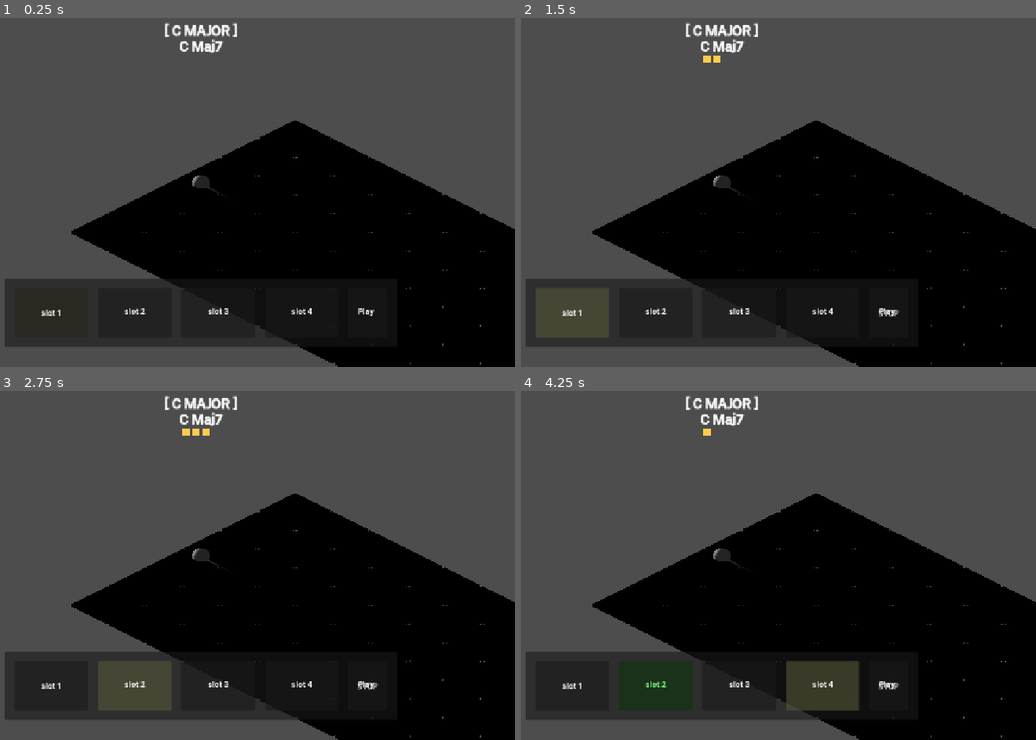
Above: before the commit, frames 1-4 (two rows, left to right).
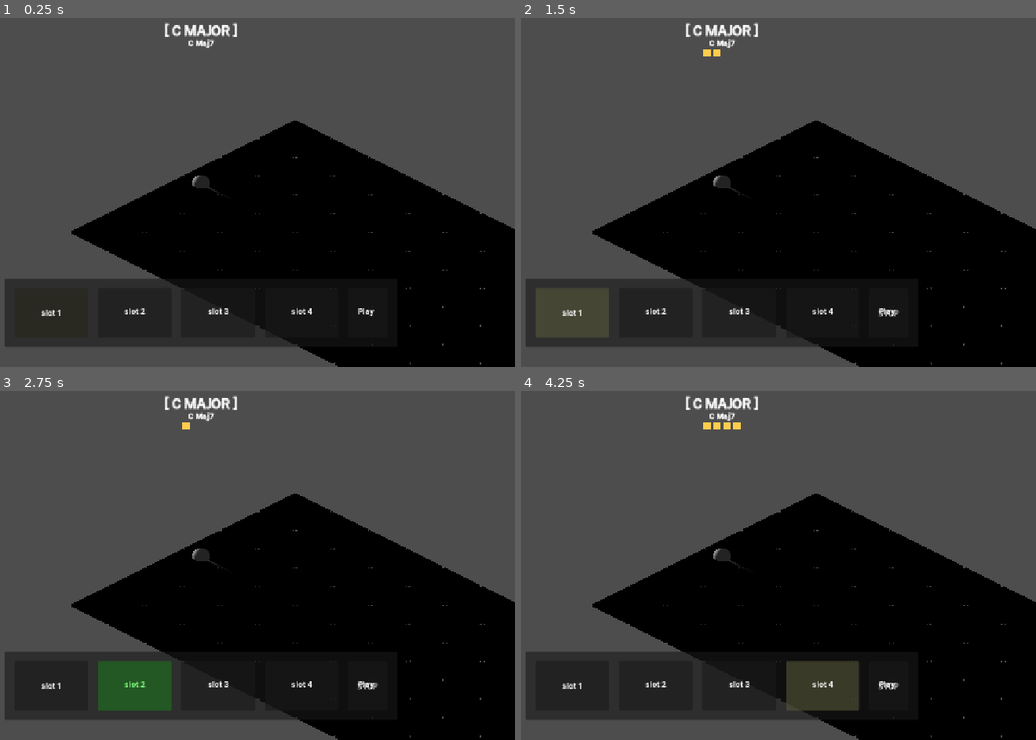
Above: after the commit, the same moments.

Repository: fruitshoo/eartrainer
Game: Godot game, scene res://scenes/main/main.tscn
The game is run twice, just before and just after one commit, with the same random seed, the same clock (stepped at 60 frames per second) and the same inputs. The project has no main scene, so this scene is started directly.
Inputs:
- Up to frame 1 (0.25 s): no input
- Up to frame 2 (1.5 s): click "Play" at 0.5 s; click "slot 1" at 1.25 s
- Up to frame 3 (2.75 s): click "slot 2" at 2 s
- Up to frame 4 (4.25 s): click "slot 3" at 2.75 s; click "slot 4" at 3.5 s

The runs differ from the first frame. In frame 1, 0.2% of the frame differs, in the area x 34-44%, y 6-11%; in frame 2, 0.3%; in frame 3, 2.3%, in the area x 19-44%, y 6-92%; in frame 4, 0.4%.
Error before the commit: Parse Error: Cannot infer the type of "t" variable because the value doesn't have a set type. (res://core/audio_engine.gd:80)
Error after the commit: Invalid access to property or key 'last_string' on a base object of type 'Nil'. (res://scenes/player/player.gd:30)

Commit message:
feat: connect metronome UI controls to logic and persistence

Diff:
--- a/core/audio_engine.gd
+++ b/core/audio_engine.gd
@@ -77,10 +77,14 @@
 	var sample_count := int(generator.mix_rate * METRONOME_DURATION)
 
 	for i in range(sample_count):
-		var t := float(i) / generator.mix_rate
-		var sample := sin(TAU * frequency * t)
-		# 빠른 페이드 아웃 (엔벨로프)
-		var envelope := 1.0 - (float(i) / sample_count)
+		# 타입을 float으로 명시적으로 지정합니다.
+		var t: float = float(i) / generator.mix_rate
+		var sample: float = sin(TAU * frequency * t)
+
+		# 엔벨로프(envelope)도 타입을 명시합니다.
+		var envelope: float = 1.0 - (float(i) / sample_count)
+
+		# 소리 데이터 밀어넣기
 		playback.push_frame(Vector2(sample * envelope, sample * envelope))
 
 	# 재생 완료 후 삭제
--- a/core/game_manager.gd
+++ b/core/game_manager.gd
@@ -34,6 +34,10 @@
 
 var is_metronome_enabled: bool = true # 메트로놈 소리 켜기/끄기
 
+var bpm: int = 120: # 템포 (BPM)
+	set(value):
+		bpm = clampi(value, 40, 240)
+		settings_changed.emit()
 
 # ============================================================
 # STATE VARIABLES - 현재 코드
--- a/core/settings_manager.gd
+++ b/core/settings_manager.gd
@@ -39,6 +39,8 @@
 	_config.set_value("Music", "notation", int(GameManager.current_notation))
 	_config.set_value("Display", "show_hints", GameManager.show_hints)
 	_config.set_value("Display", "focus_range", GameManager.focus_range)
+	_config.set_value("Audio", "bpm", GameManager.bpm)
+	_config.set_value("Audio", "metronome_enabled", GameManager.is_metronome_enabled)
 	_config.set_value("Player", "last_string", last_string)
 	_config.set_value("Player", "last_fret", last_fret)
 	_config.save(SAVE_PATH)
@@ -57,6 +59,8 @@
 	GameManager.current_notation = notation_int as MusicTheory.NotationMode
 	GameManager.show_hints = _config.get_value("Display", "show_hints", false)
 	GameManager.focus_range = _config.get_value("Display", "focus_range", 3)
+	GameManager.bpm = _config.get_value("Audio", "bpm", 120)
+	GameManager.is_metronome_enabled = _config.get_value("Audio", "metronome_enabled", true)
 	last_string = _config.get_value("Player", "last_string", DEFAULT_STRING)
 	last_fret = _config.get_value("Player", "last_fret", DEFAULT_FRET)
 
@@ -72,6 +76,8 @@
 	GameManager.current_notation = MusicTheory.NotationMode.BOTH
 	GameManager.show_hints = false
 	GameManager.focus_range = 3
+	GameManager.bpm = 120
+	GameManager.is_metronome_enabled = true
 	last_string = DEFAULT_STRING
 	last_fret = DEFAULT_FRET
 	print("[SettingsManager] Reset to defaults: C Major, Fret 5")
--- a/ui/resources/chord_label_settings.tres
+++ b/ui/resources/chord_label_settings.tres
@@ -4,6 +4,6 @@
 
 [resource]
 font = ExtResource("1_tbxok")
-font_size = 24
+font_size = 14
 outline_size = 2
 shadow_offset = Vector2(2, 2)
--- a/ui/sequence/sequencer.gd
+++ b/ui/sequence/sequencer.gd
@@ -10,7 +10,6 @@
 # ============================================================
 # EXPORTS
 # ============================================================
-@export var bpm: int = 80
 @export var beats_per_bar: int = 4
 
 # ============================================================
@@ -62,7 +61,7 @@
 # PLAYBACK
 # ============================================================
 func _play_current_bar() -> void:
-	var beat_duration := 60.0 / bpm
+	var beat_duration := 60.0 / GameManager.bpm
 	var bar_duration := beat_duration * beats_per_bar
 
 	current_beat = 0
--- a/ui/settings/settings_ui.gd
+++ b/ui/settings/settings_ui.gd
@@ -12,6 +12,10 @@
 @onready var range_label: Label = %ValueLabel
 @onready var minus_btn: Button = %MinusButton
 @onready var plus_btn: Button = %PlusButton
+# 메트로놈 컨트롤
+@onready var bpm_slider: HSlider = %BPMSlider
+@onready var bpm_label: Label = %BPMLabel
+@onready var metronome_toggle: CheckButton = %MetronomeToggle
 
 # ============================================================
 # LIFECYCLE
@@ -29,17 +33,14 @@
 # SETUP
 # ============================================================
 func _populate_options() -> void:
-	# 키 선택
 	key_option.clear()
 	for i in range(MusicTheory.NOTE_NAMES_CDE.size()):
 		key_option.add_item(MusicTheory.NOTE_NAMES_CDE[i], i)
 
-	# 모드 선택
 	mode_option.clear()
 	mode_option.add_item("MAJOR", 0)
 	mode_option.add_item("MINOR", 1)
 
-	# 노테이션 선택
 	notation_option.clear()
 	notation_option.add_item("CDE (English)", 0)
 	notation_option.add_item("도레미 (Doremi)", 1)
@@ -52,6 +53,13 @@
 	hint_toggle.button_pressed = GameManager.show_hints
 	_update_range_label()
 
+	# 메트로놈 동기화
+	if bpm_slider:
+		bpm_slider.value = GameManager.bpm
+	_update_bpm_label()
+	if metronome_toggle:
+		metronome_toggle.button_pressed = GameManager.is_metronome_enabled
+
 func _connect_signals() -> void:
 	key_option.item_selected.connect(_on_key_changed)
 	mode_option.item_selected.connect(_on_mode_changed)
@@ -62,6 +70,12 @@
 		minus_btn.pressed.connect(_on_range_decrease)
 	if plus_btn:
 		plus_btn.pressed.connect(_on_range_increase)
+
+	# 메트로놈 시그널
+	if bpm_slider:
+		bpm_slider.value_changed.connect(_on_bpm_changed)
+	if metronome_toggle:
+		metronome_toggle.toggled.connect(_on_metronome_toggled)
 
 # ============================================================
 # SIGNAL HANDLERS
@@ -89,9 +103,20 @@
 func _on_close_button_pressed() -> void:
 	visible = false
 
+func _on_bpm_changed(value: float) -> void:
+	GameManager.bpm = int(value)
+	_update_bpm_label()
+
+func _on_metronome_toggled(enabled: bool) -> void:
+	GameManager.is_metronome_enabled = enabled
+
 # ============================================================
 # HELPERS
 # ============================================================
 func _update_range_label() -> void:
 	if range_label:
 		range_label.text = str(GameManager.focus_range)
+
+func _update_bpm_label() -> void:
+	if bpm_label:
+		bpm_label.text = "%d BPM" % GameManager.bpm
--- a/ui/settings/settings_ui.tscn
+++ b/ui/settings/settings_ui.tscn
@@ -80,6 +80,7 @@
 unique_name_in_owner = true
 layout_mode = 2
 size_flags_horizontal = 3
+button_pressed = true
 
 [node name="FocusRangeRow" type="HBoxContainer" parent="RootMargin/PanelContainer/VBoxContainer" unique_id=1457383314]
 layout_mode = 2
@@ -110,6 +111,35 @@
 layout_mode = 2
 text = "+"
 
+[node name="VBoxContainer" type="VBoxContainer" parent="RootMargin/PanelContainer/VBoxContainer" unique_id=1281877439]
+layout_mode = 2
+
+[node name="BPMLabel" type="Label" parent="RootMargin/PanelContainer/VBoxContainer/VBoxContainer" unique_id=688614459]
+unique_name_in_owner = true
+layout_mode = 2
+text = "120 BPM"
+label_settings = ExtResource("2_hmly7")
+horizontal_alignment = 1
+
+[node name="BPMSlider" type="HSlider" parent="RootMargin/PanelContainer/VBoxContainer/VBoxContainer" unique_id=1973247866]
+unique_name_in_owner = true
+layout_mode = 2
+
+[node name="HBoxContainer" type="HBoxContainer" parent="RootMargin/PanelContainer/VBoxContainer" unique_id=1685542694]
+layout_mode = 2
+
+[node name="Label" type="Label" parent="RootMargin/PanelContainer/VBoxContainer/HBoxContainer" unique_id=1507960665]
+custom_minimum_size = Vector2(140, 0)
+layout_mode = 2
+text = "Metronome"
+label_settings = ExtResource("2_hmly7")
+
+[node name="MetronomeToggle" type="CheckButton" parent="RootMargin/PanelContainer/VBoxContainer/HBoxContainer" unique_id=1863015900]
+unique_name_in_owner = true
+layout_mode = 2
+size_flags_horizontal = 3
+button_pressed = true
+
 [node name="CloseButton" type="Button" parent="RootMargin/PanelContainer/VBoxContainer" unique_id=1945070583]
 layout_mode = 2
 text = "Close"
